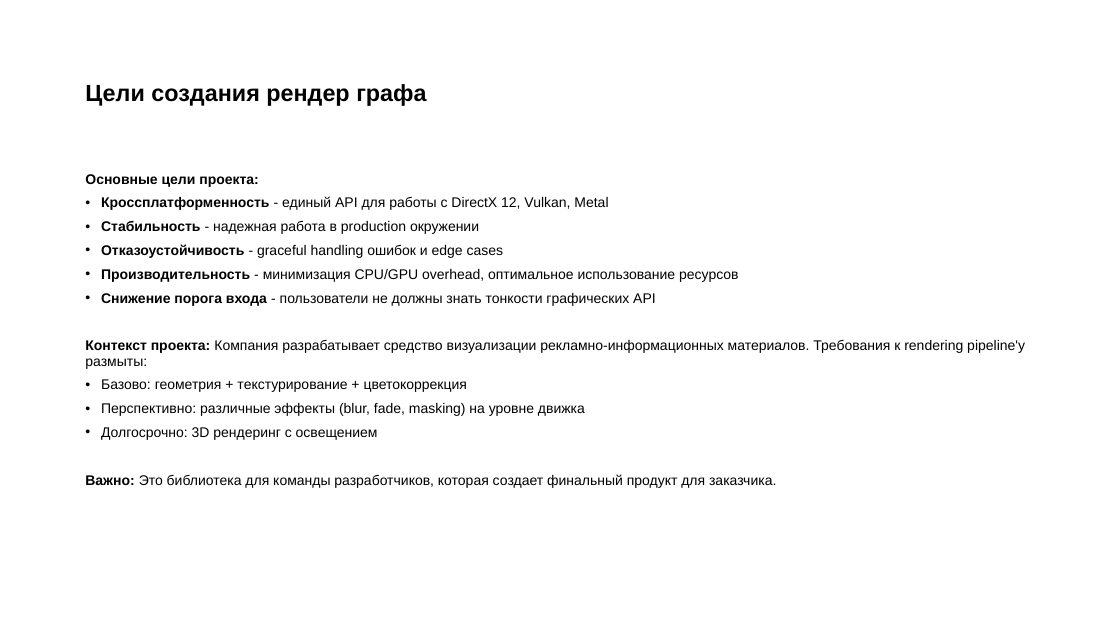
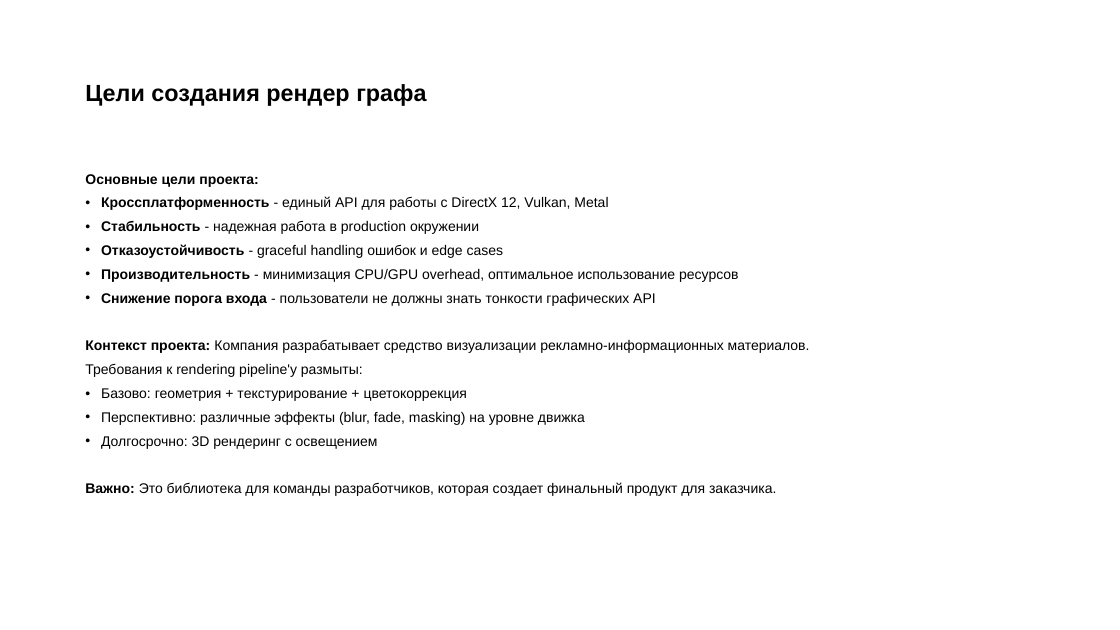
Before and after one commit to Plasmat1x/RenderGraph, a slide deck: slide 2 of doc/Presentation/RenderGraph.pptx. Drawn at 1120x630 pixels with LibreOffice and Linux fonts; fonts in the diff are those of the drawing. Boxes give left, top, right and bottom in pixels: in the first picture for what was removed or moved away, otherwise in the second. Text is boxed around its words. In the diff, an @@ line names an element or a change of style, - is before the commit and + after.

```diff
--- a/doc/Presentation/RenderGraph.pptx
+++ b/doc/Presentation/RenderGraph.pptx
@@ text at [85,340,810,377]: text changed @@
-Контекст проекта: Компания разрабатывает средство визуализации рекламно-информационных материалов. Требования к rendering pipeline'у размыты:
+Контекст проекта: Компания разрабатывает средство визуализации рекламно-информационных материалов.
+Требования к rendering pipeline'у размыты:
```
Also in this commit, not shown: 2 other slides changed, 2 slides added, 1 other file.
